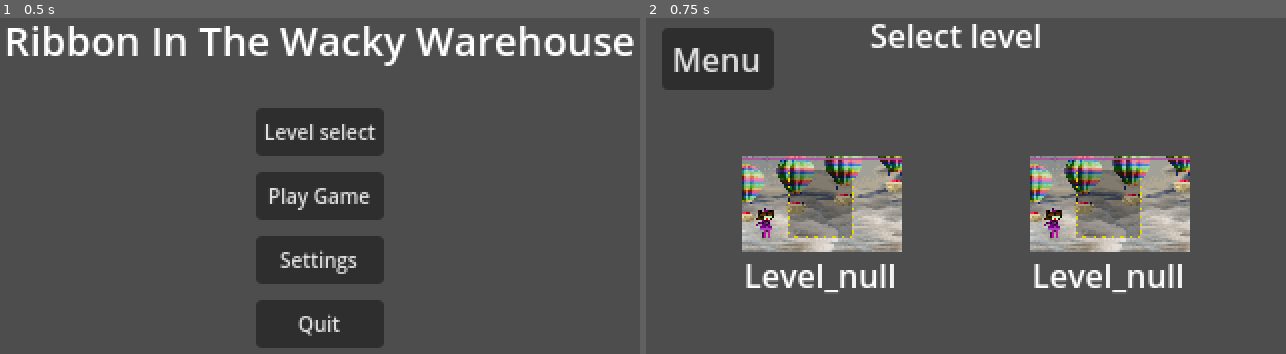
Above: before the commit, frames 1-2 (left to right).
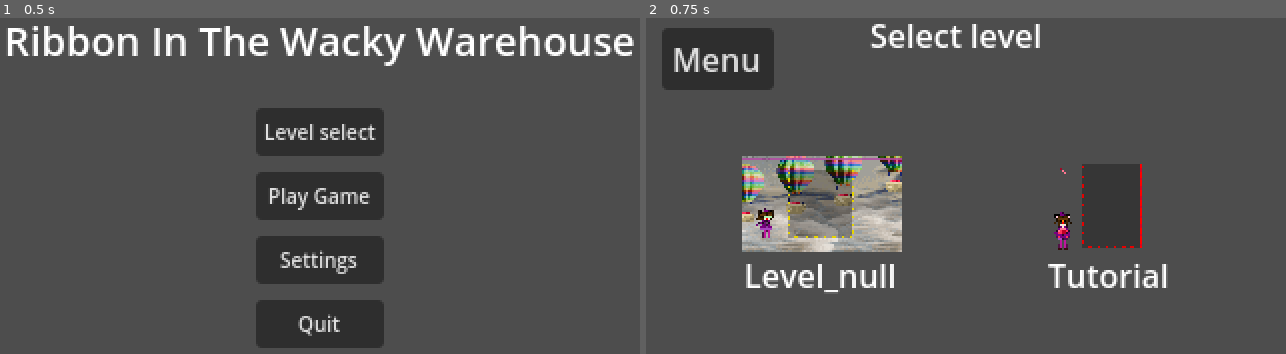
Above: after the commit, the same moments.

Repository: HuskyGameDev/2025f-team2
Game: Godot game, scene res://Scenes/TestScenes/MainMenu.tscn
Two runs of this game, one before a commit and one after it. Both use one fixed random seed, a clock stepped at 60 frames per second and the inputs below.
Inputs:
- Up to frame 1 (0.5 s): no input
- Up to frame 2 (0.75 s): click "Level select" at 0.5 s

Frame 1 is identical in both runs. In frame 2, 8.1% of the frame differs, in the area x 60-85%, y 41-82%.

Commit message:
Tutorial scene
Added a tutorial level scene. Added a button for it in the level select. Added a folder for any level select images. Added a tutorial resource and a way to stop enemies from spawning.

Diff:
--- /dev/null
+++ b/Resources/TutorialOrder.tres
@@ -0,0 +1,10 @@
+[gd_resource type="Resource" script_class="PlacementOrder" load_steps=2 format=3 uid="uid://bybgsal6s5ns2"]
+
+[ext_resource type="Script" uid="uid://bq1lexixywh21" path="res://Scripts/Gameplay/PlacementOrder.gd" id="1_tepg2"]
+
+[resource]
+script = ExtResource("1_tepg2")
+typeOrder = Array[int]([0, 0, 0, 1, 0, 0, 0, 0, 1, 0, 1, 0, 0, 1, 0, 0])
+colorOrder = Array[int]([0, 0, 1, 1, 2, 1, 0, 1, 2, 0, 1, 0, 2, 1, 0, 2])
+enemyTypeOrder = Array[String](["null"])
+metadata/_custom_type_script = "uid://bq1lexixywh21"
--- a/Resources/test_Order.tres
+++ b/Resources/test_Order.tres
@@ -6,4 +6,5 @@
 script = ExtResource("1_ek2ol")
 typeOrder = Array[int]([0, 0, 0, 1, 0, 0, 0, 0, 1, 0, 1, 0, 0, 1, 0, 0])
 colorOrder = Array[int]([0, 0, 1, 1, 2, 1, 0, 1, 2, 0, 1, 0, 2, 1, 0, 2])
+enemyTypeOrder = Array[String](["StaticEnemy", "FloaterEnemy", "PainterEnemy"])
 metadata/_custom_type_script = "uid://bq1lexixywh21"
--- a/Scenes/TestScenes/LevelSelect.tscn
+++ b/Scenes/TestScenes/LevelSelect.tscn
@@ -1,7 +1,8 @@
-[gd_scene load_steps=3 format=3 uid="uid://c3j03asyb487a"]
+[gd_scene load_steps=4 format=3 uid="uid://c3j03asyb487a"]
 
 [ext_resource type="PackedScene" uid="uid://daayhk5gnjecm" path="res://Scenes/UI_Objects/level_select_button.tscn" id="1_oqg5x"]
 [ext_resource type="Script" uid="uid://c1tvvf4myq6lo" path="res://Scripts/UI_Scripts/OtherSceneButton.gd" id="2_4520y"]
+[ext_resource type="Texture2D" uid="uid://b1ra7nmrv2h07" path="res://Scenes/UI_Objects/LevelSelectImages/Screenshot 2025-10-28 014545.png" id="2_ro8ci"]
 
 [node name="LevelSelect" type="Node2D"]
 
@@ -18,19 +19,29 @@
 offset_bottom = 23.0
 text = "Select level"
 
+[node name="LevelSelectTemplate" parent="LevelSelectUI" instance=ExtResource("1_oqg5x")]
+offset_left = 48.0
+offset_top = 72.0
+offset_right = 128.0
+offset_bottom = 120.0
+
 [node name="LevelSelectTemplate2" parent="LevelSelectUI" instance=ExtResource("1_oqg5x")]
 offset_left = 192.0
 offset_top = 72.0
 offset_right = 272.0
 offset_bottom = 120.0
 
-[node name="LevelSelectTemplate" parent="LevelSelectUI" instance=ExtResource("1_oqg5x")]
-offset_left = 48.0
-offset_top = 72.0
-offset_right = 128.0
-offset_bottom = 120.0
+[node name="TextureRect" parent="LevelSelectUI/LevelSelectTemplate2" index="0"]
+texture = ExtResource("2_ro8ci")
+
+[node name="Label" parent="LevelSelectUI/LevelSelectTemplate2/TextureRect" index="0"]
+text = "Tutorial"
+
+[node name="Button" parent="LevelSelectUI/LevelSelectTemplate2" index="1"]
+targetScene = "res://Scenes/TestScenes/TutorialLevel.tscn"
 
 [node name="Menu" type="Button" parent="LevelSelectUI"]
+layout_mode = 0
 offset_left = 8.0
 offset_top = 8.0
 offset_right = 64.0
--- /dev/null
+++ b/Scenes/TestScenes/TutorialLevel.tscn
@@ -0,0 +1,35 @@
+[gd_scene load_steps=3 format=3 uid="uid://dgqkp7hs1rt6s"]
+
+[ext_resource type="PackedScene" uid="uid://co48nl1f8gywv" path="res://Scenes/TestScenes/TestScene.tscn" id="1_e6cgc"]
+[ext_resource type="Resource" uid="uid://bybgsal6s5ns2" path="res://Resources/TutorialOrder.tres" id="2_rsw4r"]
+
+[node name="TutorialLevel" type="Node2D"]
+
+[node name="Tutorial" parent="." instance=ExtResource("1_e6cgc")]
+levelOrder = ExtResource("2_rsw4r")
+
+[node name="Border" parent="Tutorial" index="0"]
+default_color = Color(1, 0, 1, 1)
+
+[node name="Background" parent="Tutorial" index="4"]
+visible = false
+
+[node name="TutorialTextAndController" type="Control" parent="."]
+layout_mode = 3
+anchors_preset = 0
+offset_right = 104.0
+offset_bottom = 104.0
+
+[node name="TextBox" type="Panel" parent="TutorialTextAndController"]
+offset_left = 72.0
+offset_right = 257.0
+offset_bottom = 180.0
+
+[node name="Text" type="Label" parent="TutorialTextAndController/TextBox"]
+offset_right = 186.0
+offset_bottom = 180.0
+theme_override_font_sizes/font_size = 13
+text = "This text will appear for the tutorial"
+autowrap_mode = 2
+
+[editable path="Tutorial"]
--- a/Scenes/UI_Objects/level_select_button.tscn
+++ b/Scenes/UI_Objects/level_select_button.tscn
@@ -1,6 +1,6 @@
 [gd_scene load_steps=3 format=3 uid="uid://daayhk5gnjecm"]
 
-[ext_resource type="Texture2D" uid="uid://4tcmmpu5ywxt" path="res://Scenes/UI_Objects/Screenshot 2025-10-28 010829.png" id="1_majh7"]
+[ext_resource type="Texture2D" uid="uid://4tcmmpu5ywxt" path="res://Scenes/UI_Objects/LevelSelectImages/Screenshot 2025-10-28 010829.png" id="1_majh7"]
 [ext_resource type="Script" uid="uid://c1tvvf4myq6lo" path="res://Scripts/UI_Scripts/OtherSceneButton.gd" id="2_5xsv1"]
 
 [node name="LevelSelectTemplate" type="Control"]
--- a/Scripts/Gameplay/LevelManager.gd
+++ b/Scripts/Gameplay/LevelManager.gd
@@ -72,6 +72,11 @@
 		blocks_placed_since_enemy = 0
 
 func spawnRandomEnemy():
+	print("Attempted enemy spawn")
+	#I needed a way to not spawn enemies (tutorial)
+	if levelOrder.enemyTypeOrder[0] == "null":
+		return
+
 	var enemy_scene: PackedScene
 	var enemy_type = randi() % 3
 	while enemy_type == last_enemy_type:
--- a/Scripts/UI_Scripts/OtherSceneButton.gd
+++ b/Scripts/UI_Scripts/OtherSceneButton.gd
@@ -5,5 +5,4 @@
 
 #When the button is pressed, loads the next scene
 func _on_pressed() -> void:
-	print("A")
 	get_tree().change_scene_to_file(targetScene)
Not shown: 1 places in Scenes/TestScenes/LevelSelect.tscn that only renumber resources
Renamed: Scenes/UI_Objects/Screenshot 2025-10-28 010829.png -> Scenes/UI_Objects/LevelSelectImages/Screenshot 2025-10-28 010829.png
Not shown, changed: Scenes/UI_Objects/LevelSelectImages/Screenshot 2025-10-28 010829.png.import
Binary file added: Scenes/UI_Objects/LevelSelectImages/Screenshot 2025-10-28 014545.png
Not shown, added: Scenes/UI_Objects/LevelSelectImages/Screenshot 2025-10-28 014545.png.import
